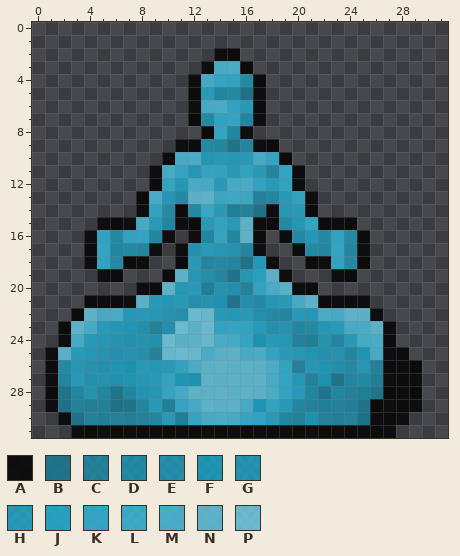
Edited in one commit: pixel-art sprite (crawl-ref/source/rltiles/player/base/jello_f.png). The picture above is the old version.
The file is 32x32 pixels. Pixels under 10% opacity are left out. Colours within 5 levels of each other are drawn and written as one.
Palette (. is transparent): A #000000cc  B #177e98cc  C #1b8faccc  D #1c99b8cc  E #1e9fc0cc  F #16a7cccc  G #1fa4c6cc  H #20add1cc  J #22b6dbcc  K #2fbbdfcc  L #3dc0e1cc  M #4ac4e3cc  N #64cde7cc  P #73d5eecc
Pixels before, first column x 1:
 2 .............AA..............
 3 ............AMMA.............
 4 ...........AMKKDA............
 5 ...........AHDDBA............
 6 ...........AMMKHA............
 7 ...........ADKKDA............
 8 ............AKDA.............
 9 ..........AADDBDAA...........
10 .........AMMHHHHMKA..........
11 ........AMKHKKHKHDKA.........
12 ........AKHMMHMMKHKA.........
13 .......AMHDNNLLLCDHKA........
14 .......AKDADLHCCBAHHA........
15 ....AAAMHDAAHKHNAADHKAAA.....
16 ...AKDKKDA.ADKDNA.ADHDKDA....
17 ...AKDDDA.AGHHGDA..ADDKDA....
18 ...AKDAA..AHDDDBHA..AAKDA....
19 ....AA...ANHEDBHJNA...AA.....
20 .......AANHHCGGCKMNAA........
21 ...AAAANHHHGGFBGDHHMNAAAA....
22 ..ANMMHHHGGPPHHHGDDHHMMNNA...
23 .ANMHHFGCGPNPKKKHGGDDHHMMNA..
24 .AMHHGGGGPNNPMMKFHHCCGDHMMA..
25 ANHHGGGGCPPPMNNMMKHHFGGDFMAA.
26 ADHGGFFHHHKMNNNNNMKCHFGDHCAAA
27 ADHGGFFHHKFFNNNNNMKHCFBDDCAAA
28 ABDGDBDFHKMNNNNNNMKHDBDCCBAAA
29 ABCCCBBDHCKMNNNMFKHDCCCCBAAAA
30 .ABCCCCCDHCKMMMKKHDCFCCCBAAA.
31 ..AAAAAAAAAAAAAAAAAAAAAAAAA..
Once edited:
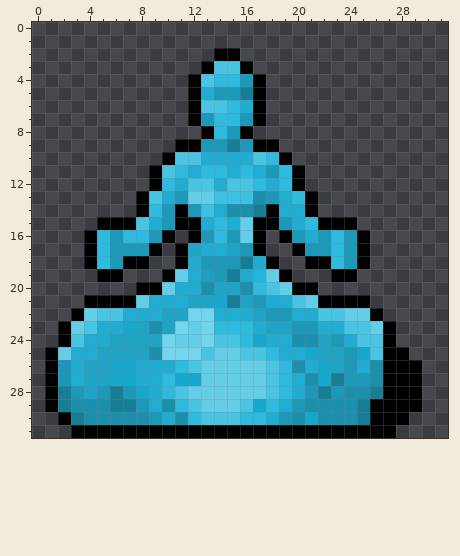
What changed:
Colour A changes from #000000cc to #000000.
Colour B changes from #177e98cc to #177e98.
Colour C changes from #1b8faccc to #1b8fac.
Colour D changes from #1c99b8cc to #1c99b8.
Colour E changes from #1e9fc0cc to #1e9fc0.
Colour F changes from #16a7cccc to #16a7cc.
Colour G changes from #1fa4c6cc to #1fa4c6.
Colour H changes from #20add1cc to #20add1.
Colour J changes from #22b6dbcc to #22b6db.
Colour K changes from #2fbbdfcc to #2fbbdf.
Colour L changes from #3dc0e1cc to #3dc0e1.
Colour M changes from #4ac4e3cc to #4ac4e3.
Colour N changes from #64cde7cc to #64cde7.
Colour P changes from #73d5eecc to #73d5ee.
Boxes around the changes in both pictures, in picture pixels (x1, y1, x2, y2):
changed: (45, 48, 422, 438)
